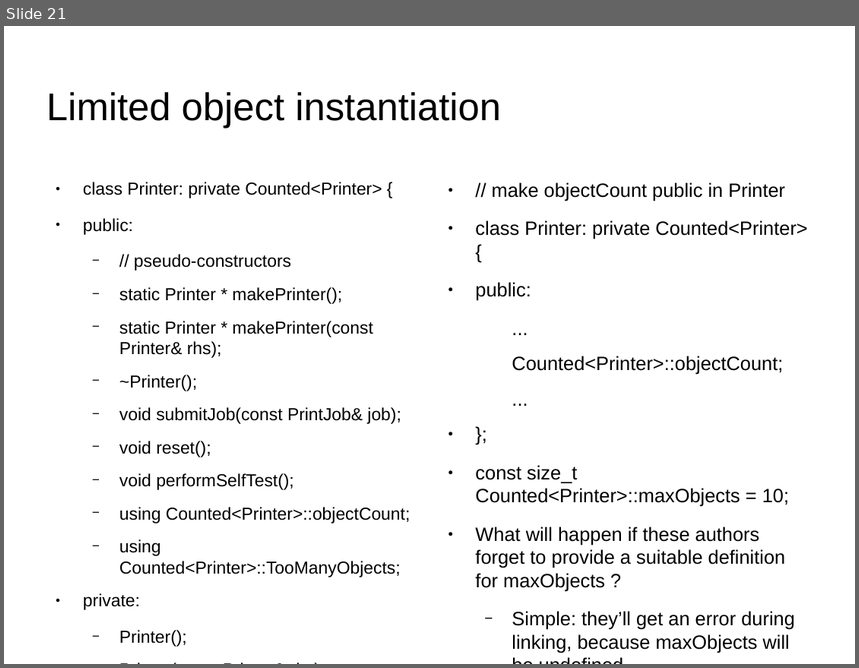
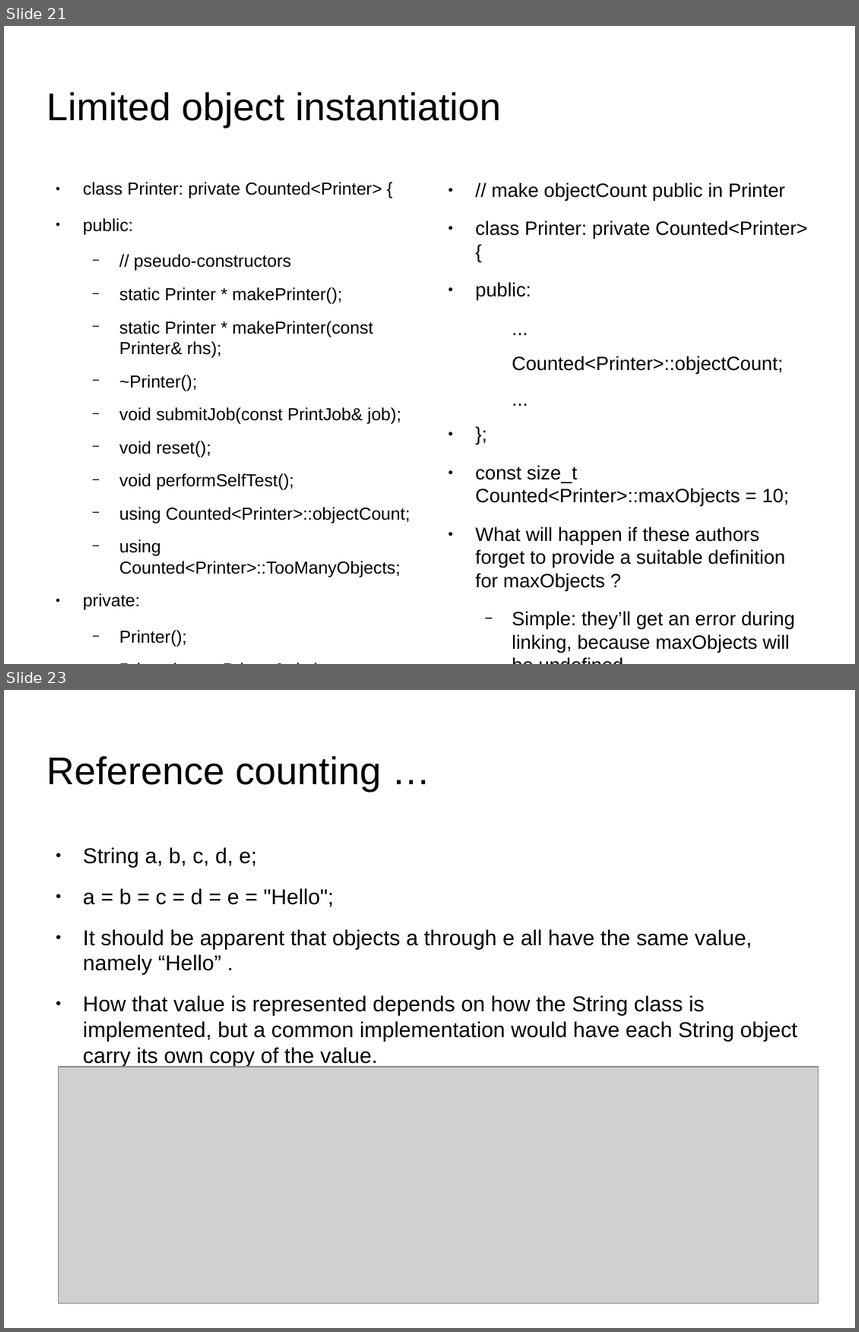
Before and after one commit to kks32/cpp-software-development, a slide deck: Ex19_Lazy_Evaluation_Reference_Counting/Ex19_Lazy_Evaluation_Reference_Counting.odp. Shown one above the other, each under a label of ours: slide 21 before the commit, slides 21 and 23 after it; the slides between them are not shown. The pictures are 859x668 and 859x1332 pixels, drawn with LibreOffice and Linux fonts; fonts in the diff are those of the drawing; grey boxes stand for pictures; background and template pictures are left out. Boxes give left, top, right and bottom in pixels: in the first picture for what was removed or moved away, otherwise in the second. Text is boxed around its words. In the diff, an @@ line names an element or a change of style, - is before the commit and + after.

Commit message:
Ex19: Lazy evaluation and reference counting

```diff
--- a/Ex19_Lazy_Evaluation_Reference_Counting/Ex19_Lazy_Evaluation_Reference_Counting.odp
+++ b/Ex19_Lazy_Evaluation_Reference_Counting/Ex19_Lazy_Evaluation_Reference_Counting.odp
@@ slide 23 added at box(4, 690, 855, 1328), background picture (left out) @@
@@ title added at box(47, 756, 381, 792), 36 pt, text #000000 @@
+Reference counting …
@@ text added at box(83, 847, 797, 1068), 20 pt, text #000000 @@
+● String a, b, c, d, e;
+● a = b = c = d = e = "Hello";
+● It should be apparent that objects a through e all have the same value, namely “Hello” .
+● How that value is represented depends on how the String class is implemented, but a common implementation would have each String object carry its own copy of the value.
@@ picture added at box(59, 1067, 819, 1304) @@
```
Also in this commit, not shown: 1 slide changed, 11 other slides added, 1 other file.
